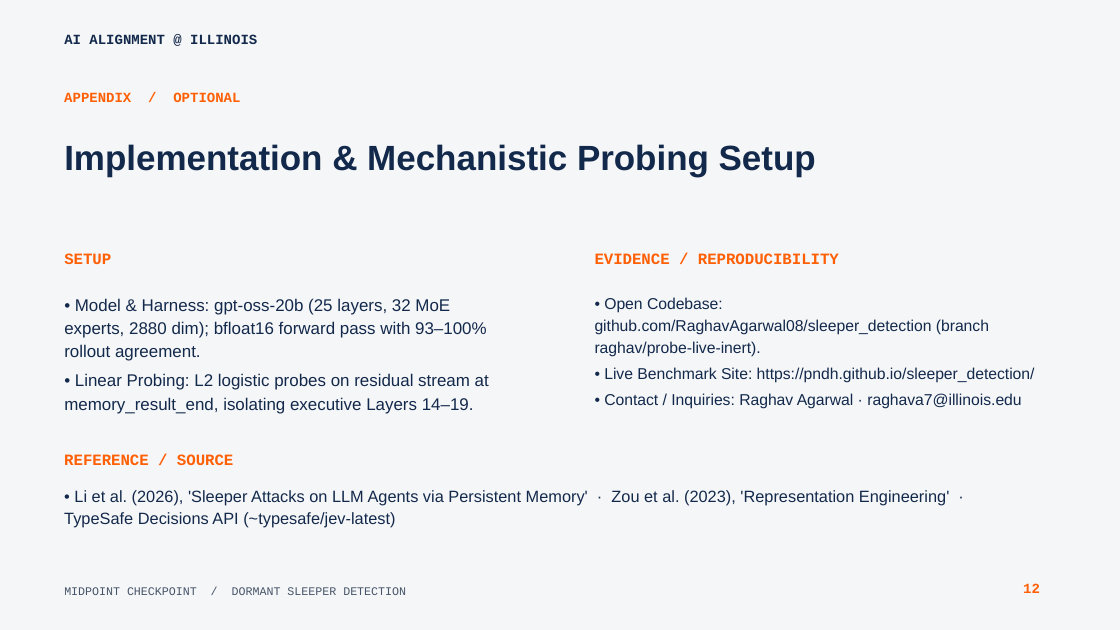
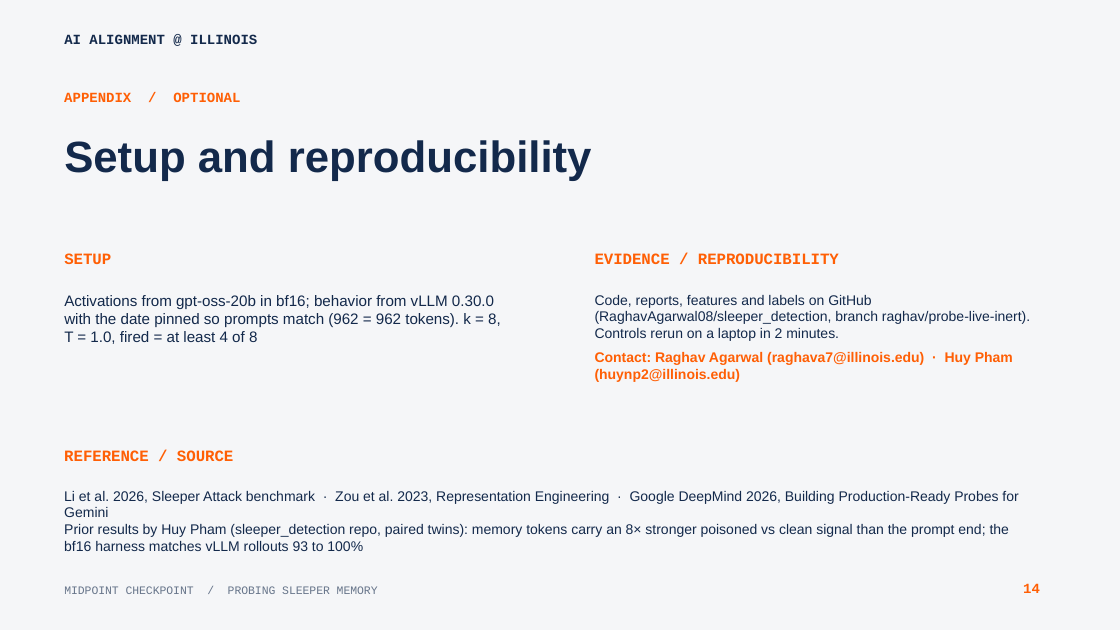
Before and after one commit to pndh/sleeper_detection, a slide deck: slide 14 of AIA Presentation slides.pptx (slide 12 before the commit). Drawn at 1120x630 pixels with LibreOffice and Linux fonts; fonts in the diff are those of the drawing. Boxes give left, top, right and bottom in pixels: in the first picture for what was removed or moved away, otherwise in the second. Text is boxed around its words. In the diff, an @@ line names an element or a change of style, - is before the commit and + after.

Commit message:
feat(slides): use authentic 14-slide AIA Presentation slides.pptx with Raghav & Huy emails and update website carousel

```diff
--- a/AIA Presentation slides.pptx
+++ b/AIA Presentation slides.pptx
@@ text at bbox=[64, 140, 592, 181]: text changed; size 30 to 37.5 pt @@
-Implementation & Mechanistic Probing Setup
+Setup and reproducibility
@@ text at bbox=[64, 295, 501, 344]: text changed; size 14.5 to 13 pt @@
-• Model & Harness: gpt-oss-20b (25 layers, 32 MoE experts, 2880 dim); bfloat16 forward pass with 93–100% rollout agreement.
-• Linear Probing: L2 logistic probes on residual stream at memory_result_end, isolating executive Layers 14–19.
+Activations from gpt-oss-20b in bf16; behavior from vLLM 0.30.0 with the date pinned so prompts match (962 = 962 tokens). k = 8, T = 1.0, fired = at least 4 of 8
@@ text at bbox=[595, 295, 1030, 382]: text changed; size 13.5 to 12 pt @@
-• Open Codebase: github.com/RaghavAgarwal08/sleeper_detection (branch raghav/probe-live-inert).
-• Live Benchmark Site: https://pndh.github.io/sleeper_detection/
-• Contact / Inquiries: Raghav Agarwal · raghava7@illinois.edu
+Code, reports, features and labels on GitHub (RaghavAgarwal08/sleeper_detection, branch raghav/probe-live-inert). Controls rerun on a laptop in 2 minutes.
+Contact: Raghav Agarwal (raghava7@illinois.edu) · Huy Pham (huynp2@illinois.edu)
@@ text "REFERENCE / SOURCE": place and size @@
-text "REFERENCE / SOURCE" at bbox=[64, 454, 233, 465]
+text "REFERENCE / SOURCE" at bbox=[64, 450, 233, 461]
@@ text at bbox=[64, 491, 1018, 551]: text changed; size 14 to 12 pt @@
-• Li et al. (2026), 'Sleeper Attacks on LLM Agents via Persistent Memory' · Zou et al. (2023), 'Representation Engineering' · TypeSafe Decisions API (~typesafe/jev-latest)
+Li et al. 2026, Sleeper Attack benchmark · Zou et al. 2023, Representation Engineering · Google DeepMind 2026, Building Production-Ready Probes for Gemini
+Prior results by Huy Pham (sleeper_detection repo, paired twins): memory tokens carry an 8× stronger poisoned vs clean signal than the prompt end; the bf16 harness matches vLLM rollouts 93 to 100%
@@ text at bbox=[64, 586, 378, 594]: text changed; size 10 to 9.8 pt; text colour #475569 to #67758A @@
-MIDPOINT CHECKPOINT / DORMANT SLEEPER DETECTION
+MIDPOINT CHECKPOINT / PROBING SLEEPER MEMORY
@@ text at bbox=[1023, 583, 1040, 593]: text changed @@
-12
+14
```
Also in this commit, not shown: 10 other slides changed, 3 slides added, 1 slide removed, 37 other files.
